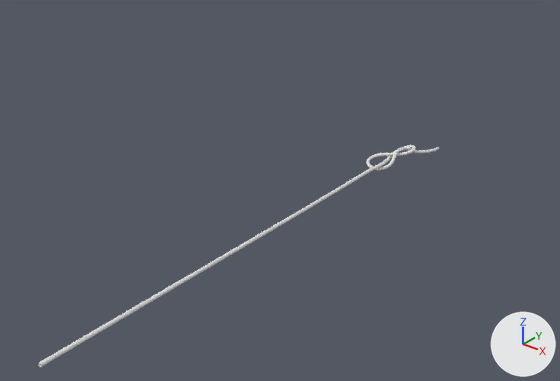
An edit to the Blender file blender/knots.blend, drawn before and after from the same camera.
Rendered twice from a 50 mm lens placed at (27.3, -47.8, 23.5), pointed at (-8.2, -3.4, -4.1). Lighting does not change. The marker at lower right points along +X, +Y and +Z.

In view in the first picture: 'fig8'.
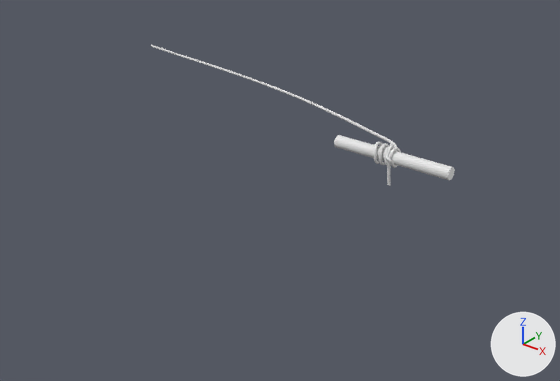
Commit message: updated blender knots

What differs and where, as boxes (x1, y1, x2, y2) in the pictures (560 x 381 px):
'fig8', reshaped (38% narrower, 36% shorter): before (38, 145, 439, 367); after (151, 45, 401, 186)
'Cylinder2', added: after (334, 135, 455, 180)

What changed in the scene script:
```text
Change cu_fig8:
    remove _sp.bezier_points.foreach_set('co', [0.0, -31.83, 0.0, -0.031, -3.547, -0.064, -0.161, 0.0269, -0.064, 0.479, 1.989, 0.319, -0.0277, 0.0308, 0.178, -0.709, -1.931, -0.312, 0.3, -1.23, -0.344, 0.427, 1.073, 0.444, 1.145, 2.768, -0.205, 1.477, 4.58, -0.413])
    remove _sp.bezier_points.foreach_set('handle_left', [0.0121, -42.87, 0.025, 0.0997, -10.53, -0.0561, 0.272, -1.848, -0.064, 0.165, 2.003, 0.213, 1.438, 0.834, 0.209, -1.413, -1.68, -0.234, 0.0874, -1.884, -0.426, 0.157, -0.451, 0.794, 0.533, 1.814, -0.122, 1.494, 3.838, -0.367])
    remove _sp.bezier_points.foreach_set('handle_right', [-0.0121, -20.79, -0.025, -0.0572, -2.151, -0.0656, -0.536, 1.65, -0.064, 1.113, 1.962, 0.534, -1.477, -0.763, 0.146, -0.191, -2.117, -0.369, 0.619, -0.246, -0.221, 0.573, 1.903, 0.254, 1.51, 3.336, -0.254, 2.005, 5.456, -0.467])
    remove for _p, _l, _r in zip(_sp.bezier_points, ['AUTO', 'AUTO', 'ALIGNED', 'ALIGNED', 'ALIGNED', 'ALIGNED', 'ALIGNED', 'ALIGNED', 'ALIGNED', 'FREE'], ['AUTO', 'AUTO', 'ALIGNED', 'ALIGNED', 'ALIGNED', 'ALIGNED', 'ALIGNED', 'ALIGNED', 'ALIGNED', 'FREE']): _p.handle_left_type = _l; _p.handle_right_type = _r
    _sp: cu_fig8.splines.new('BEZIER'); _sp.bezier_points.add(9) -> cu_fig8.splines.new('BEZIER'); _sp.bezier_points.add(26)
    add _sp.bezier_points.foreach_set('co', [-41.15, 13.43, -1.286, -15.9, 8.035, -0.565, -2.259, 2.704, 0.0343, -0.799, 1.819, 0.0559, -0.497, 0.586, 0.0545, -0.988, 0.643, 0.162, -1.327, -0.0431, 0.737, -1.074, -0.655, -0.0129, -1.041, 0.149, -0.667, -0.976, 0.878, 0.13, -0.73, 0.00556, 0.763, -0.626, -0.661, 0.0467, -0.623, 0.125, -0.743, -0.659, 0.912, -0.00109, -0.162, 0.105, 0.817, -0.135, -0.582, -0.141, -0.0893, 0.105, -0.641, -0.134, 0.605, 0.0814, -0.342, -0.0779, 0.623, 0.106, -0.819, 0.183, 0.389, -0.634, -0.142, 0.41, -0.038, -0.619, 0.341, 0.585, 0.094, 0.234, 0.00459, 0.709, 0.16, -0.669, 0.063, 0.0969, -0.466, -1.048, 0.0825, -0.307, -2.231])
    add _sp.bezier_points.foreach_set('handle_left', [-51.01, 15.54, -1.568, -25.55, 10.93, -0.913, -2.862, 2.95, -0.0128, -1.206, 2.269, 0.0566, -0.128, 0.784, 0.06, -0.731, 0.639, 0.114, -1.45, 0.595, 0.751, -1.098, -0.67, 0.28, -1.07, -0.114, -0.718, -1.065, 0.882, -0.0797, -0.709, 0.297, 0.73, -0.613, -0.667, 0.432, -0.583, -0.257, -0.713, -0.729, 0.929, -0.304, -0.393, 0.726, 0.841, -0.112, -0.566, 0.343, -0.0619, -0.28, -0.624, -0.0421, 0.646, -0.213, -0.306, 0.408, 0.63, -0.0827, -0.731, 0.284, 0.384, -0.717, -0.00394, 0.418, -0.382, -0.636, 0.359, 0.602, -0.0915, 0.244, 0.363, 0.727, 0.173, -0.603, 0.41, 0.104, -0.478, -0.69, 0.09, -0.32, -1.873])
    add _sp.bezier_points.foreach_set('handle_right', [-31.29, 11.33, -1.005, -10.42, 6.391, -0.368, -1.872, 2.547, 0.0646, -0.426, 1.407, 0.0552, -0.644, 0.546, 0.0524, -1.16, 0.619, 0.19, -1.233, -0.526, 0.727, -1.018, -0.619, -0.711, -1.017, 0.376, -0.624, -0.863, 0.873, 0.396, -0.764, -0.471, 0.817, -0.645, -0.653, -0.515, -0.649, 0.369, -0.761, -0.594, 0.897, 0.284, -0.053, -0.189, 0.805, -0.152, -0.594, -0.49, -0.115, 0.466, -0.657, -0.248, 0.553, 0.448, -0.369, -0.439, 0.618, 0.314, -0.916, 0.0718, 0.397, -0.513, -0.342, 0.401, 0.371, -0.598, 0.322, 0.568, 0.284, 0.225, -0.287, 0.694, 0.154, -0.705, -0.125, 0.0912, -0.456, -1.321, 0.0768, -0.297, -2.504])
    add for _p, _l, _r in zip(_sp.bezier_points, ['AUTO', 'AUTO', 'ALIGNED', 'ALIGNED', 'FREE', 'FREE', 'ALIGNED', 'ALIGNED', 'ALIGNED', 'ALIGNED', 'ALIGNED', 'ALIGNED', 'ALIGNED', 'ALIGNED', 'ALIGNED', 'ALIGNED', 'ALIGNED', 'ALIGNED', 'ALIGNED', 'ALIGNED', 'ALIGNED', 'ALIGNED', 'ALIGNED', 'ALIGNED', 'ALIGNED', 'ALIGNED', 'ALIGNED'], ['AUTO', 'AUTO', 'ALIGNED', 'ALIGNED', 'FREE', 'FREE', 'ALIGNED', 'ALIGNED', 'ALIGNED', 'ALIGNED', 'ALIGNED', 'ALIGNED', 'ALIGNED', 'ALIGNED', 'ALIGNED', 'ALIGNED', 'ALIGNED', 'ALIGNED', 'ALIGNED', 'ALIGNED', 'ALIGNED', 'ALIGNED', 'ALIGNED', 'ALIGNED', 'ALIGNED', 'ALIGNED', 'ALIGNED']): _p.handle_left_type = _l; _p.handle_right_type = _r
Add ob_cylinder2:
    ob_cylinder2 = bpy.data.objects.new('Cylinder2', me_cylinder2)  # a 32-sided cylinder along x spanning x -1.0..1.0, y -1.0..1.0, z -1.0..1.0
    ob_cylinder2.location = (0.0, 0.0, 0.0)
    ob_cylinder2.scale = (5.0, 0.5, 0.5)
```
